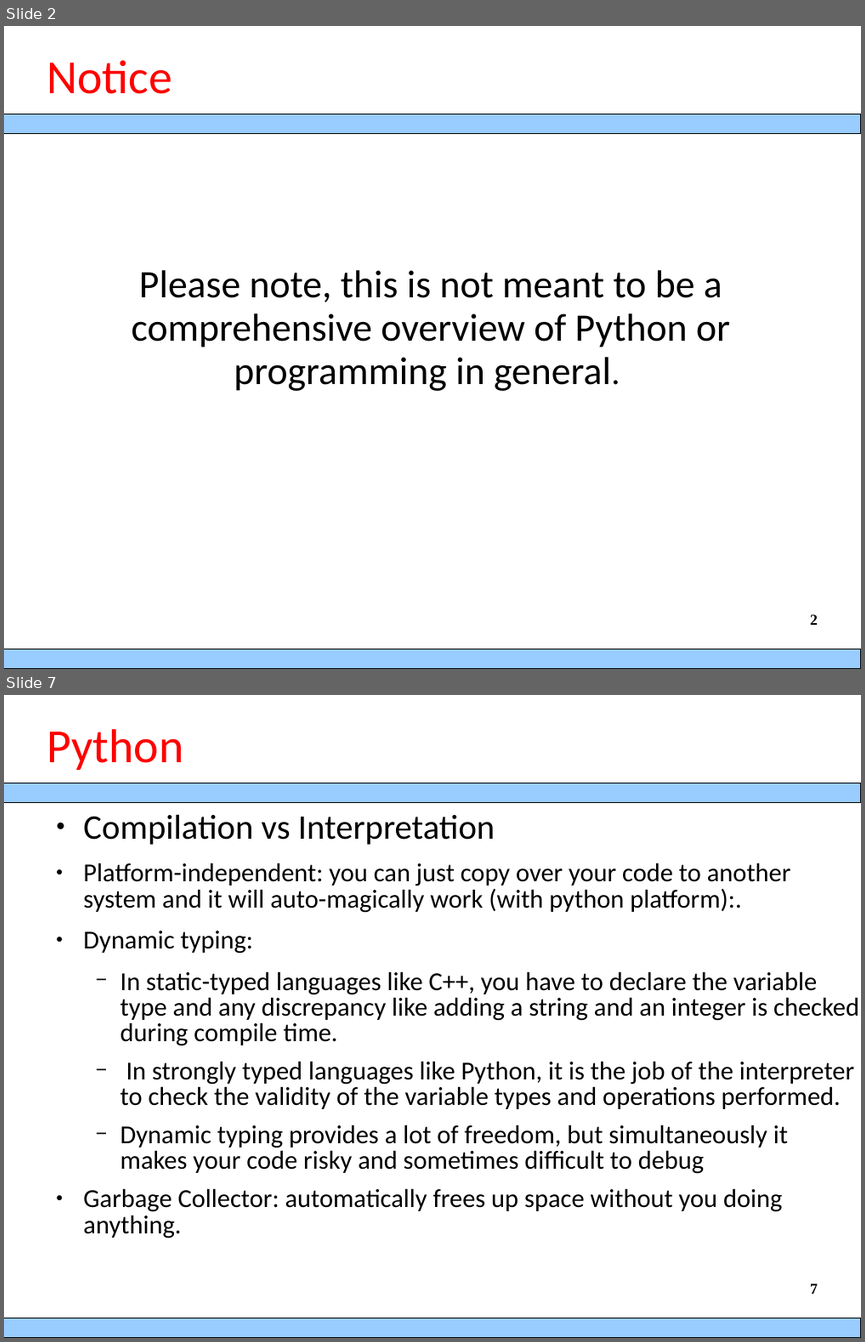
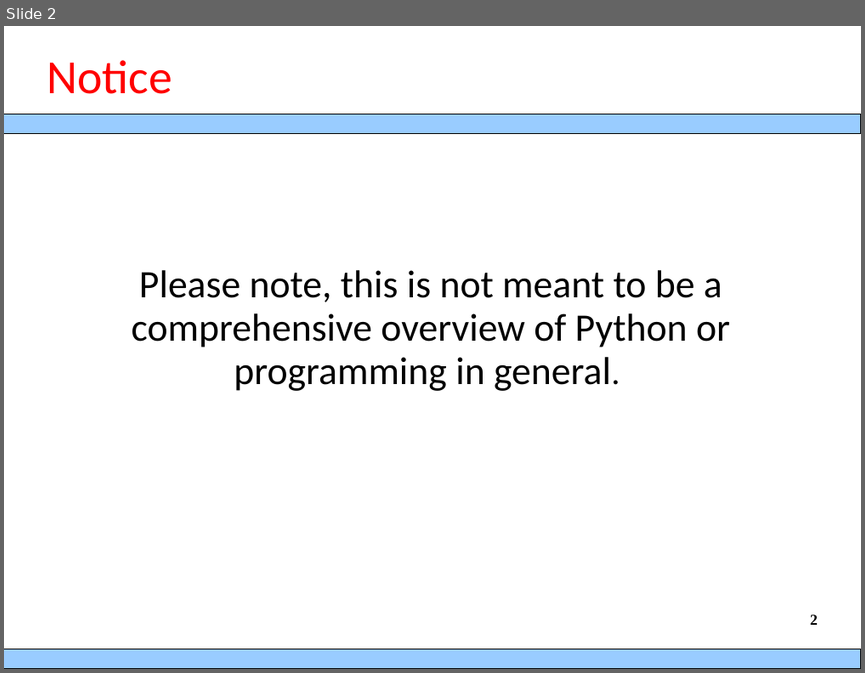
Before and after one commit to berradais/DNA-2021-2022, a slide deck: 2-Python_Basis/00.Python overview.ppt. Shown one above the other, each under a label of ours: slides 2 and 7 before the commit, slide 2 after it; the slides between them are not shown. The pictures are 865x1342 and 865x673 pixels, drawn with LibreOffice and Linux fonts; fonts in the diff are those of the drawing; background and template pictures are left out. Boxes give left, top, right and bottom in pixels: in the first picture for what was removed or moved away, otherwise in the second. Text is boxed around its words. In the diff, an @@ line names an element or a change of style, - is before the commit and + after.

Commit message:
update python basis

```diff
--- a/2-Python_Basis/00.Python overview.ppt
+++ b/2-Python_Basis/00.Python overview.ppt
@@ slide 7 removed at (x1=4, y1=695, x2=861, y2=1338), background picture (left out) @@
@@ title removed at (x1=46, y1=729, x2=183, y2=770) @@
-Python
@@ rectangle removed at (x1=4, y1=783, x2=861, y2=803) @@
@@ text removed at (x1=83, y1=814, x2=859, y2=1238) @@
-● Compilation vs Interpretation
-● Platform-independent: you can just copy over your code to another system and it will auto-magically work (with python platform):.
-● Dynamic typing:
-  − In static-typed languages like C++, you have to declare the variable type and any discrepancy like adding a string and an integer is checked during compile time.
-  − In strongly typed languages like Python, it is the job of the interpreter to check the validity of the variable types and operations performed.
-  − Dynamic typing provides a lot of freedom, but simultaneously it makes your code risky and sometimes difficult to debug
-● Garbage Collector: automatically frees up space without you doing anything.
@@ page number removed at (x1=810, y1=1283, x2=817, y2=1293) @@
-7
@@ rectangle removed at (x1=4, y1=1318, x2=861, y2=1338) @@
```
Also in this commit, not shown: 5 slides changed, 2 other slides removed, 4 other files.
